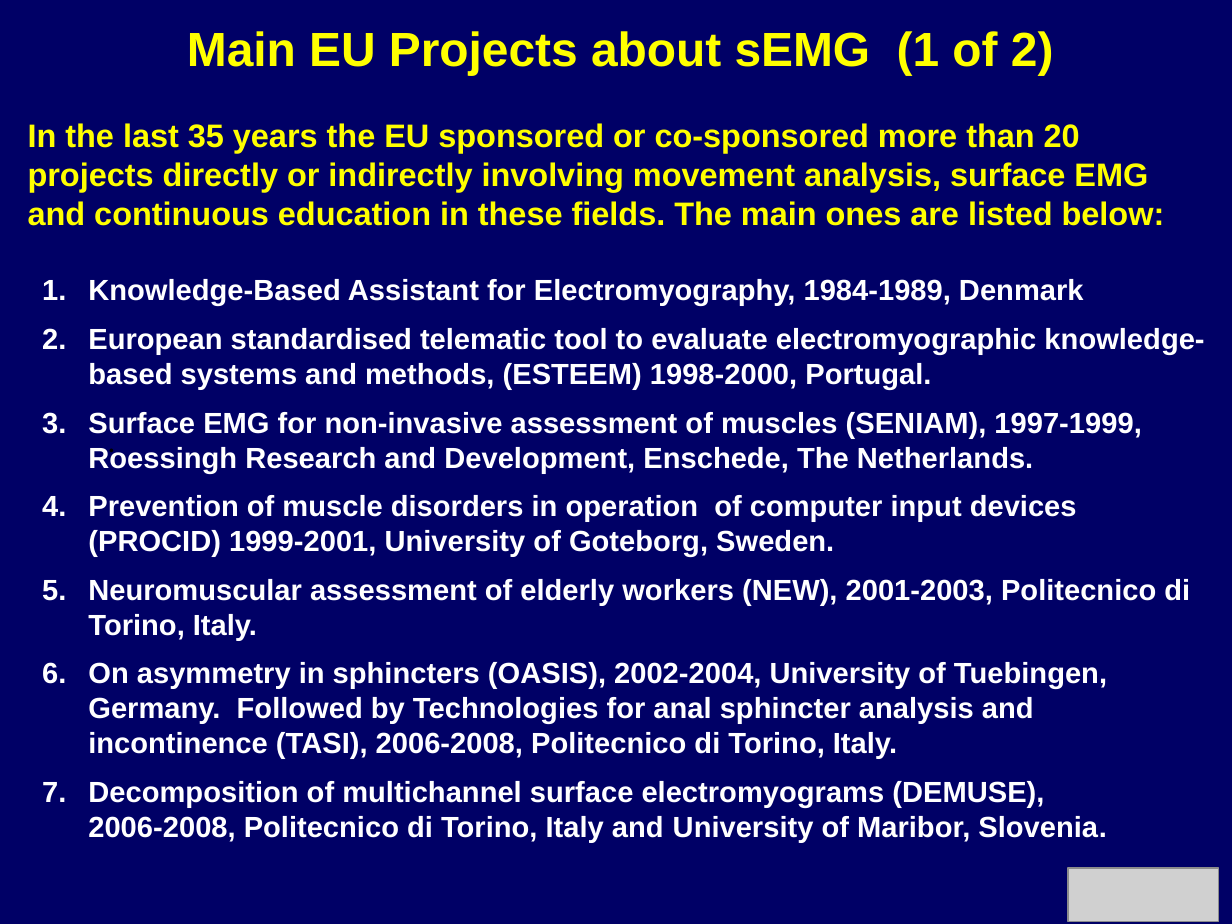
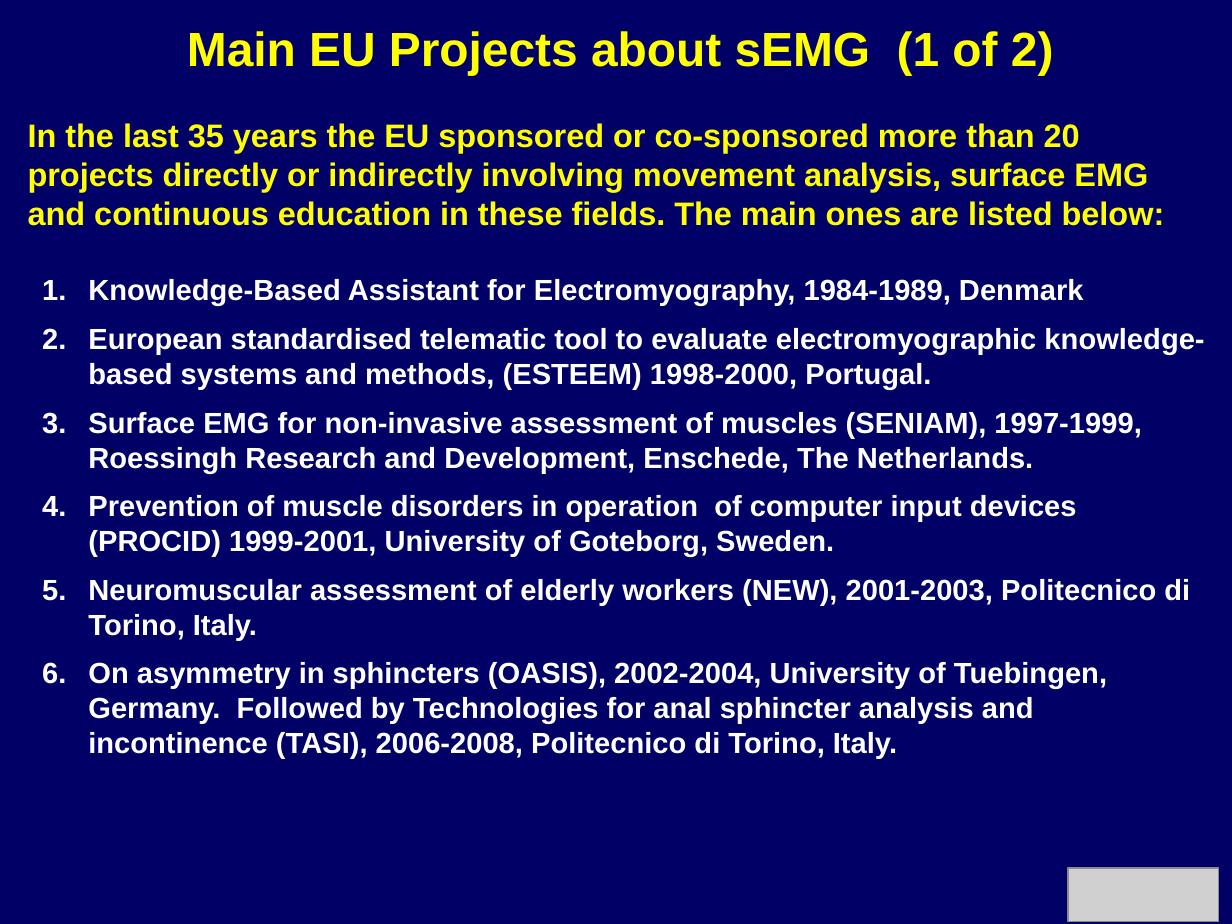
Before and after one commit to rmerletti/rmerletti.github.io, a slide deck: slide 4 of assets/pptx/en_mod08_european_recomendations.ppsx. Drawn at 1232x924 pixels with LibreOffice and Linux fonts; fonts in the diff are those of the drawing; grey boxes stand for pictures. Boxes give left, top, right and bottom in pixels: in the first picture for what was removed or moved away, otherwise in the second. Text is boxed around its words. In the diff, an @@ line names an element or a change of style, - is before the commit and + after.

```diff
--- a/assets/pptx/en_mod08_european_recomendations.ppsx
+++ b/assets/pptx/en_mod08_european_recomendations.ppsx
@@ text at box(88, 781, 1107, 842): paragraph removed @@
-7. Decomposition of multichannel surface electromyograms (DEMUSE),
-   2006-2008, Politecnico di Torino, Italy and University of Maribor, Slovenia.
```
Also in this commit, not shown: 1 other slide changed, 1 slide added, 8 other files.
